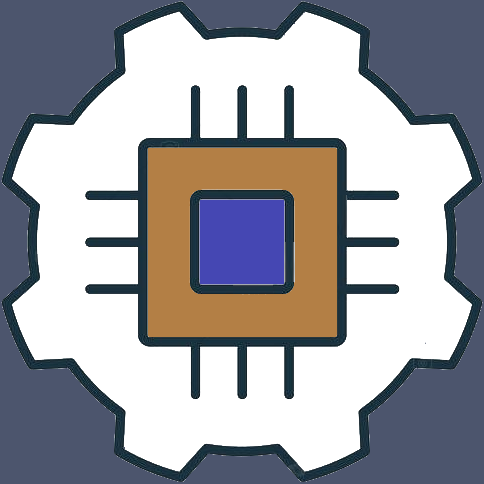
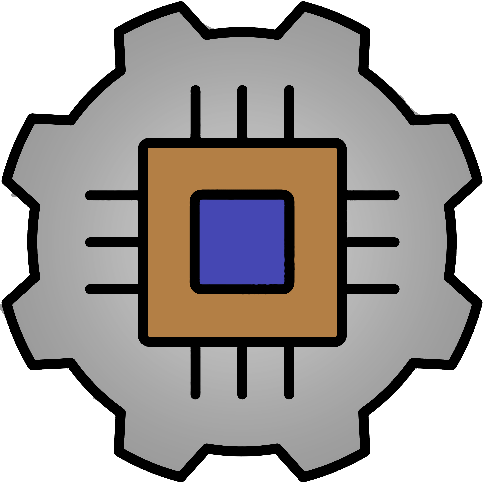
The second 484 × 484 image is a revision of the first. Changes to its layers:
added layer "Shade" (42%) above "Border Fill" over <box>0,2,479,479</box>
hid "Border Fill" over <box>233,195,347,294</box>
painted on "Example 1.jpg" over <box>1,1,483,482</box>
hid "Bak" over <box>0,0,484,484</box>
